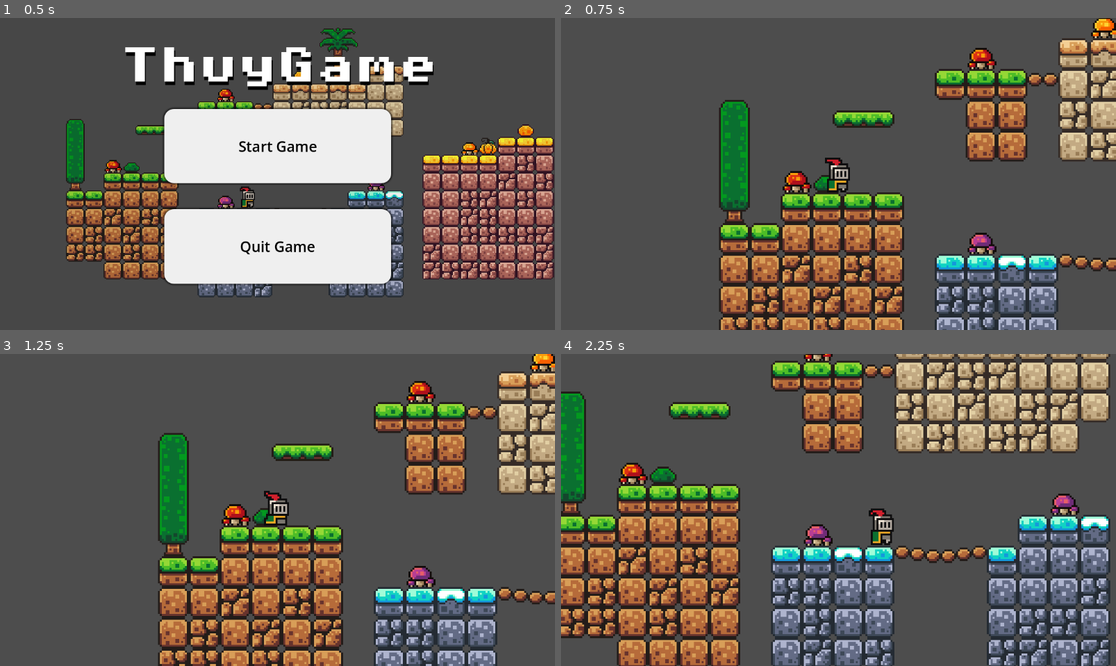
Above: before the commit, frames 1-4 (two rows, left to right).
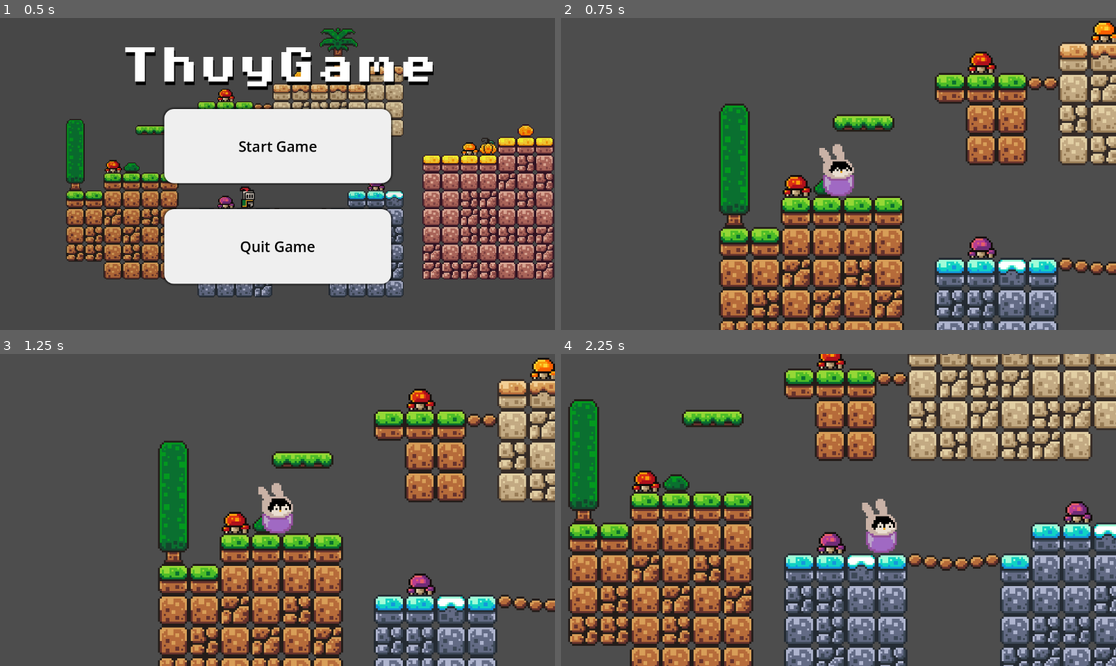
Above: after the commit, the same moments.

Repository: S-Breitzke/GameDev
Game: Godot game, scene res://scenes/main_menu.tscn
Same seed, same stepped clock (60 frames per second), same inputs: the game is played once before the commit and once after it.
Inputs:
- Up to frame 1 (0.5 s): no input
- Up to frame 2 (0.75 s): click "Start Game" at 0.5 s
- Up to frame 3 (1.25 s): no input
- Up to frame 4 (2.25 s): tap Enter (ui_accept) at 1.25, 1.52 s; hold Right (ui_right) from 1.28 s (still down)

Frame 1 is identical in both runs. In frame 2, 21% of the frame differs, in the area x 28-100%, y 0-100%; in frame 3, 26%; in frame 4, 52%, in the area x 0-100%, y 0-100%.

Commit message:
SpriteChange
Idle animation swap

Diff:
--- a/scenes/player.tscn
+++ b/scenes/player.tscn
@@ -1,38 +1,38 @@
 [gd_scene load_steps=9 format=3 uid="uid://qmk57u53wtpl"]
 
 [ext_resource type="Script" uid="uid://pcuofbabam62" path="res://scripts/player.gd" id="1_ijcvi"]
-[ext_resource type="Texture2D" uid="uid://b0nkkvbyylj4b" path="res://assets/sprites/knight.png" id="1_tqrid"]
+[ext_resource type="Texture2D" uid="uid://dybjbd5a0w4tc" path="res://assets/sprites/ThuyPingu1.png" id="2_g2els"]
 
-[sub_resource type="AtlasTexture" id="AtlasTexture_j4gnv"]
-atlas = ExtResource("1_tqrid")
+[sub_resource type="AtlasTexture" id="AtlasTexture_qhqgy"]
+atlas = ExtResource("2_g2els")
 region = Rect2(0, 0, 32, 32)
 
-[sub_resource type="AtlasTexture" id="AtlasTexture_kj5k2"]
-atlas = ExtResource("1_tqrid")
+[sub_resource type="AtlasTexture" id="AtlasTexture_dqkch"]
+atlas = ExtResource("2_g2els")
 region = Rect2(32, 0, 32, 32)
 
-[sub_resource type="AtlasTexture" id="AtlasTexture_c8t35"]
-atlas = ExtResource("1_tqrid")
+[sub_resource type="AtlasTexture" id="AtlasTexture_qlg0r"]
+atlas = ExtResource("2_g2els")
 region = Rect2(64, 0, 32, 32)
 
-[sub_resource type="AtlasTexture" id="AtlasTexture_clhm3"]
-atlas = ExtResource("1_tqrid")
+[sub_resource type="AtlasTexture" id="AtlasTexture_tuyoq"]
+atlas = ExtResource("2_g2els")
 region = Rect2(96, 0, 32, 32)
 
 [sub_resource type="SpriteFrames" id="SpriteFrames_aqemp"]
 animations = [{
 "frames": [{
 "duration": 1.0,
-"texture": SubResource("AtlasTexture_j4gnv")
+"texture": SubResource("AtlasTexture_qhqgy")
 }, {
 "duration": 1.0,
-"texture": SubResource("AtlasTexture_kj5k2")
+"texture": SubResource("AtlasTexture_dqkch")
 }, {
 "duration": 1.0,
-"texture": SubResource("AtlasTexture_c8t35")
+"texture": SubResource("AtlasTexture_qlg0r")
 }, {
 "duration": 1.0,
-"texture": SubResource("AtlasTexture_clhm3")
+"texture": SubResource("AtlasTexture_tuyoq")
 }],
 "loop": true,
 "name": &"idle",
@@ -40,8 +40,8 @@
 }]
 
 [sub_resource type="CapsuleShape2D" id="CapsuleShape2D_i4m1u"]
-radius = 6.0
-height = 16.0
+radius = 8.0
+height = 28.0
 
 [node name="player" type="CharacterBody2D"]
 z_index = 5
@@ -52,8 +52,7 @@
 sprite_frames = SubResource("SpriteFrames_aqemp")
 animation = &"idle"
 autoplay = "idle"
-frame_progress = 0.0298417
 
 [node name="CollisionShape2D" type="CollisionShape2D" parent="."]
-position = Vector2(-1, -8)
+position = Vector2(-1, -10)
 shape = SubResource("CapsuleShape2D_i4m1u")
Not shown, added: assets/sprites/ThuyPingu.png.import
Binary file added: assets/sprites/ThuyPingu1.png
Not shown, added: assets/sprites/ThuyPingu1.png.import
